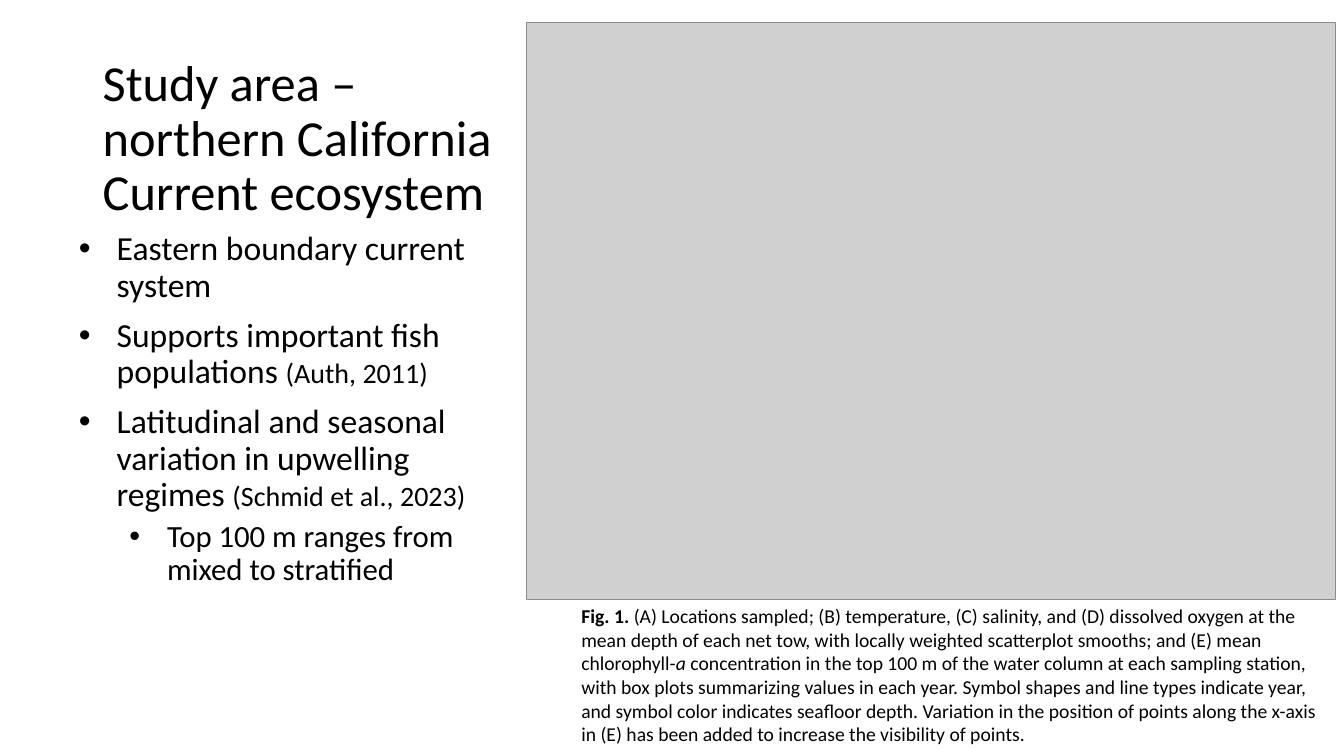
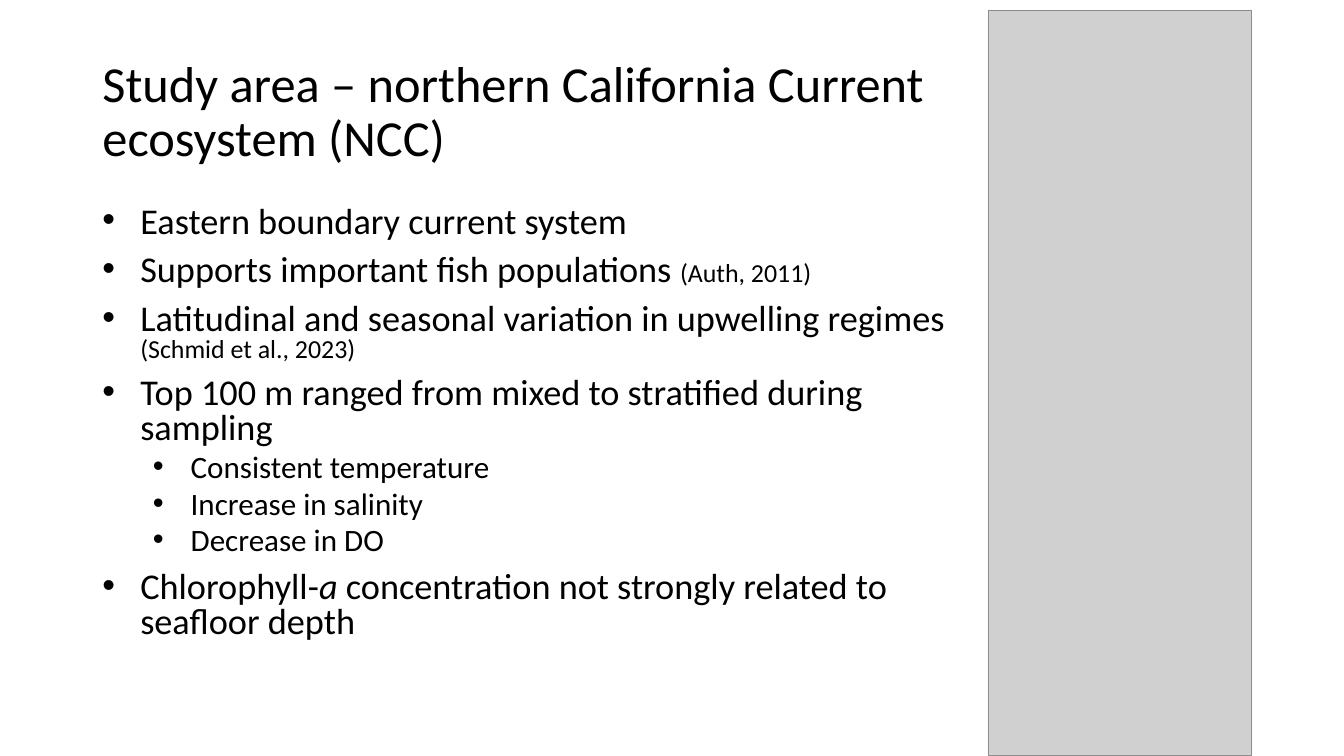
Before and after one commit to LukeABobay/larval-fish-community-analysis, a slide deck: slide 4 of PICES 2026 Presentation.pptx. Drawn at 1344x756 pixels with LibreOffice and Linux fonts; fonts in the diff are those of the drawing; grey boxes stand for pictures. Boxes give left, top, right and bottom in pixels: in the first picture for what was removed or moved away, otherwise in the second. Text is boxed around its words. In the diff, an @@ line names an element or a change of style, - is before the commit and + after.

```diff
--- a/PICES 2026 Presentation.pptx
+++ b/PICES 2026 Presentation.pptx
@@ picture: place and size @@
-picture at <box>526,22,1336,599</box>
+picture at <box>988,10,1251,756</box>
@@ title "Study area – northern California ..." at <box>102,67,924,164</box>: vertical alignment bottom to middle @@
@@ title at <box>102,67,924,164</box>: text changed @@
-Study area – northern California Current ecosystem
+Study area – northern California Current ecosystem (NCC)
@@ text "Eastern boundary current system": place and size @@
-text "Eastern boundary current system" at <box>117,236,465,581</box>
+text "Eastern boundary current system" at <box>140,208,945,640</box>
@@ text at <box>140,208,945,362</box>: size 24 to 25.9 pt in "Eastern boundary current system", "Supports important fish populations", "Latitudinal and seasonal variation in upwelling regimes"; size 20 to 18.5 pt in "(Auth, 2011)", "(Schmid et al., 2023)"; line spacing 0.9 to 0.8 @@
@@ text at <box>140,379,887,640</box>: text changed; size 22 to 25.9 pt @@
-  • Top 100 m ranges from mixed to stratified
+• Top 100 m ranged from mixed to stratified during sampling
+  • Consistent temperature
+  • Increase in salinity
+  • Decrease in DO
+• Chlorophyll-a concentration not strongly related to seafloor depth
@@ text removed at <box>581,609,1316,744</box> @@
-Fig. 1. (A) Locations sampled; (B) temperature, (C) salinity, and (D) dissolved oxygen at the mean depth of each net tow, with locally weighted scatterplot smooths; and (E) mean chlorophyll-a concentration in the top 100 m of the water column at each sampling station, with box plots summarizing values in each year. Symbol shapes and line types indicate year, and symbol color indicates seafloor depth. Variation in the position of points along the x-axis in (E) has been added to increase the visibility of points.
```
Also in this commit, not shown: 9 other slides changed, 16 slides added, 9 slides removed.
